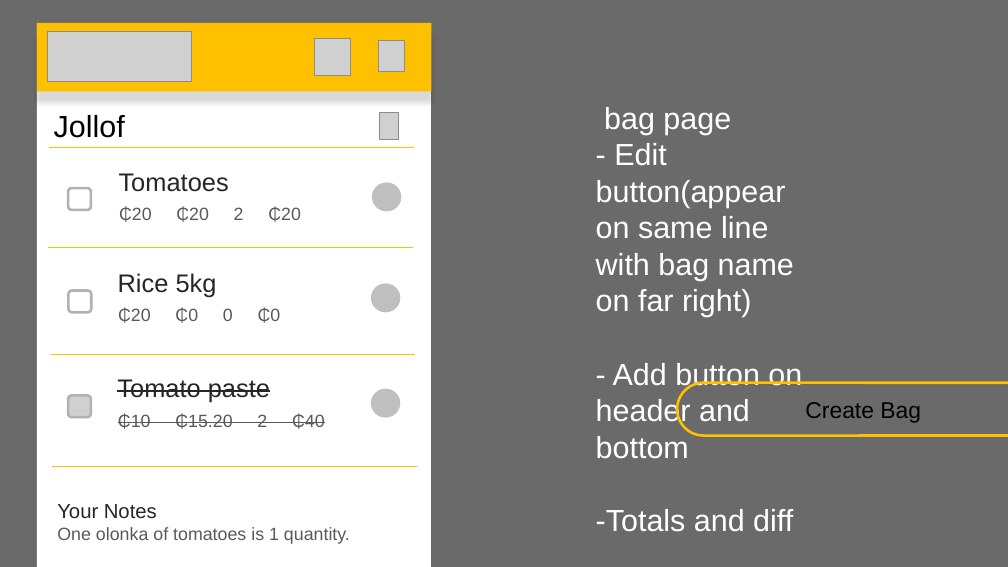
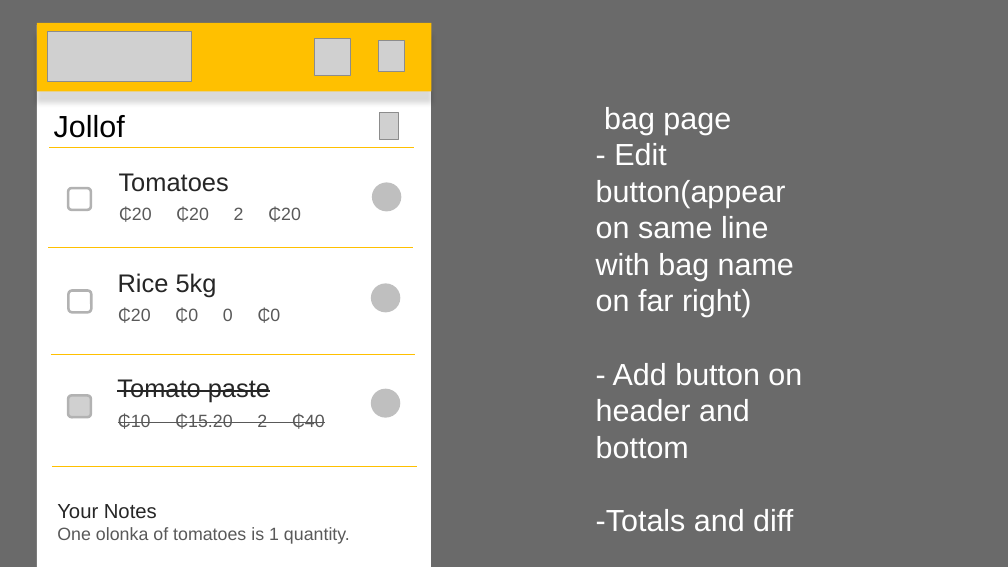
Before and after one commit to GuyTito/shopbag, a slide deck: slide 4 of shopbag_ui.pptx. Drawn at 1008x567 pixels with LibreOffice and Linux fonts; fonts in the diff are those of the drawing; grey boxes stand for pictures; background and template pictures are left out. Boxes give left, top, right and bottom in pixels: in the first picture for what was removed or moved away, otherwise in the second. Text is boxed around its words. In the diff, an @@ line names an element or a change of style, - is before the commit and + after.

```diff
--- a/shopbag_ui.pptx
+++ b/shopbag_ui.pptx
@@ rounded rectangle removed at (678, 383, 1008, 436) @@
-Create Bag
```
Also in this commit, not shown: 1 other slide changed.
